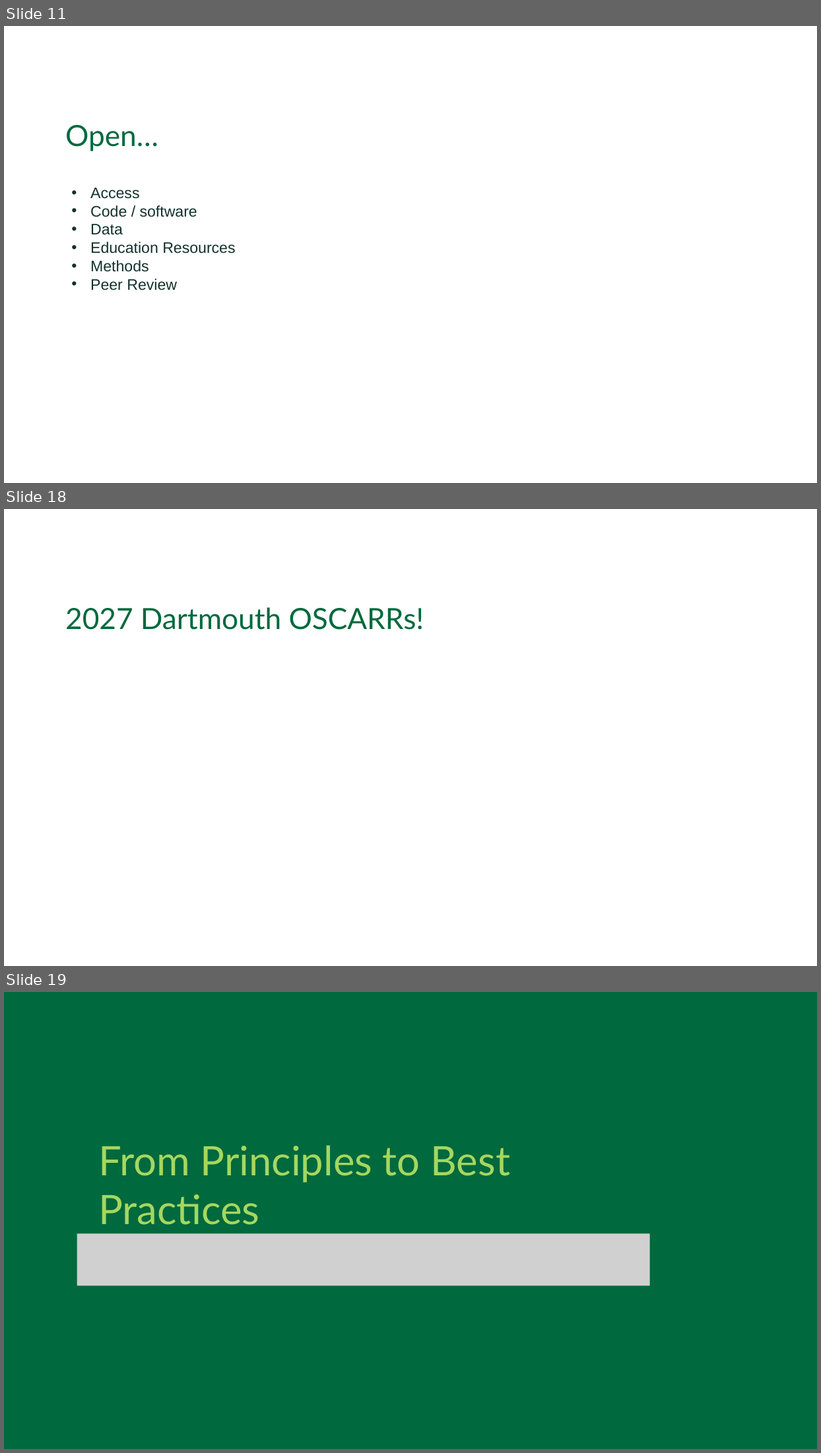
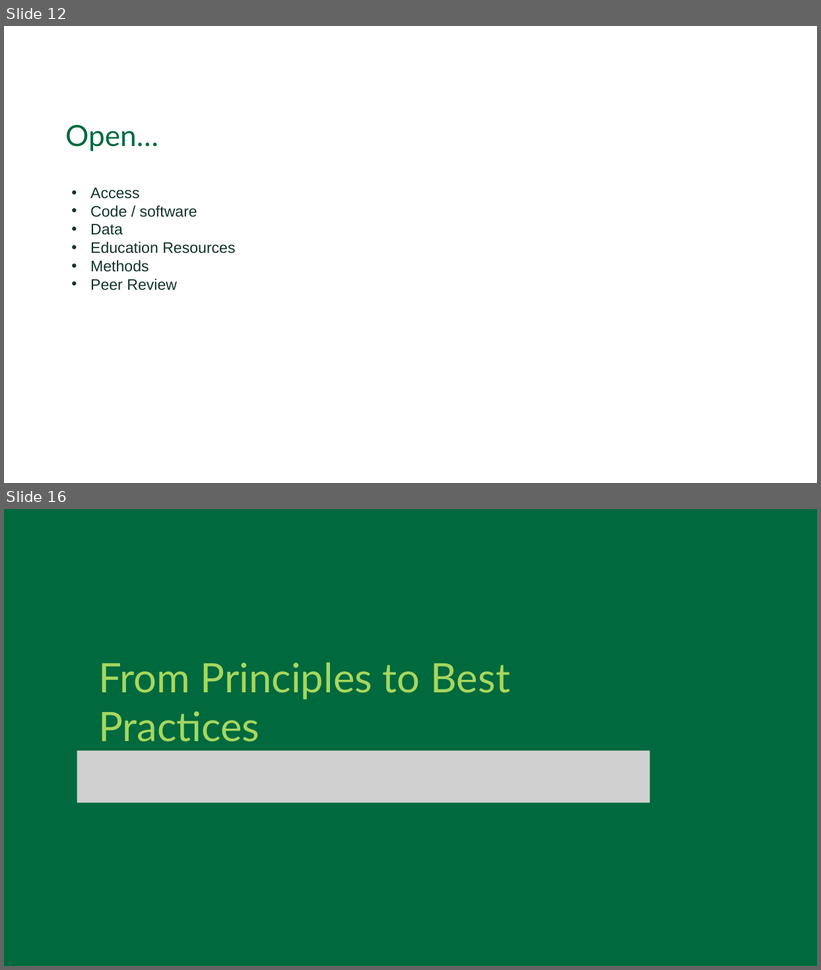
Before and after one commit to Dartmouth-Libraries/r_research-fundamentals_ws, a slide deck: slides/04a_Computation-Research_Best-Practices.pptx. Shown one above the other, each under a label of ours: slides 11, 18 and 19 before the commit, slides 12 and 16 after it; the slides between them are not shown. The pictures are 821x1453 and 821x970 pixels, drawn with LibreOffice and Linux fonts; fonts in the diff are those of the drawing; grey boxes stand for pictures; background and template pictures are left out. Boxes give left, top, right and bottom in pixels: in the first picture for what was removed or moved away, otherwise in the second. Text is boxed around its words. In the diff, an @@ line names an element or a change of style, - is before the commit and + after.

```diff
--- a/slides/04a_Computation-Research_Best-Practices.pptx
+++ b/slides/04a_Computation-Research_Best-Practices.pptx
@@ slide 18 removed at [4, 509, 817, 966], background #FFFFFF @@
@@ text removed at [65, 607, 424, 630] @@
-2027 Dartmouth OSCARRs!
@@ what was slide 11 is now slide 12 @@
@@ what was slide 19 is now slide 16 @@
```
Also in this commit, not shown: 3 slides changed, 7 slides added, 4 other slides removed.
